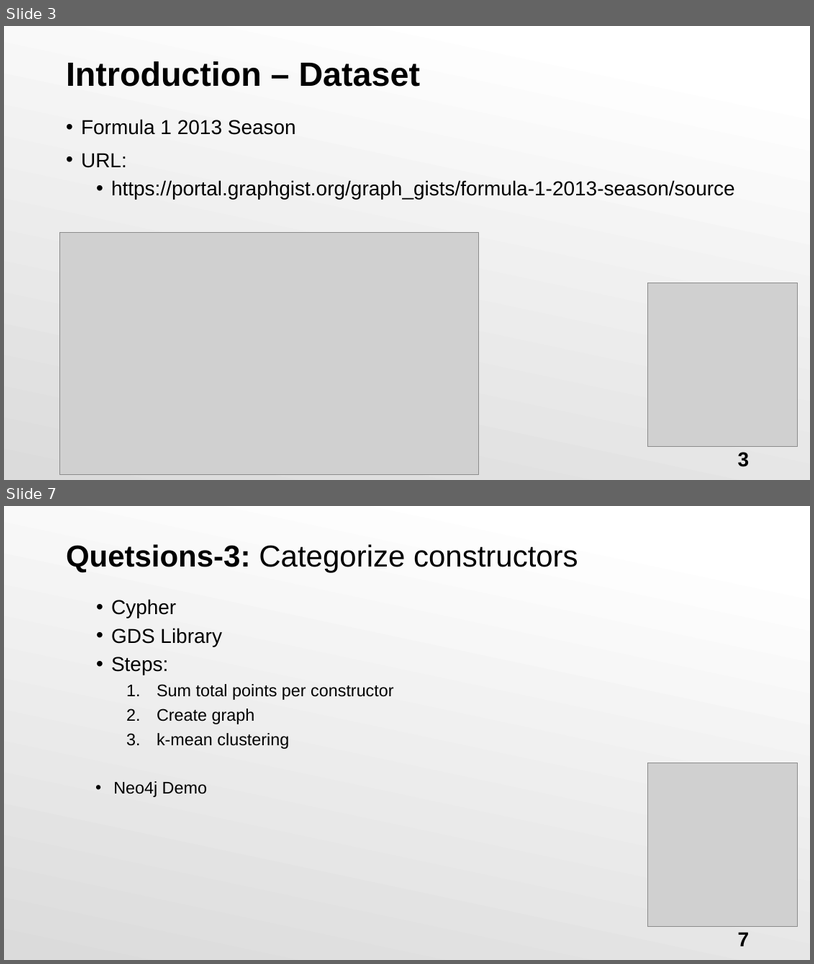
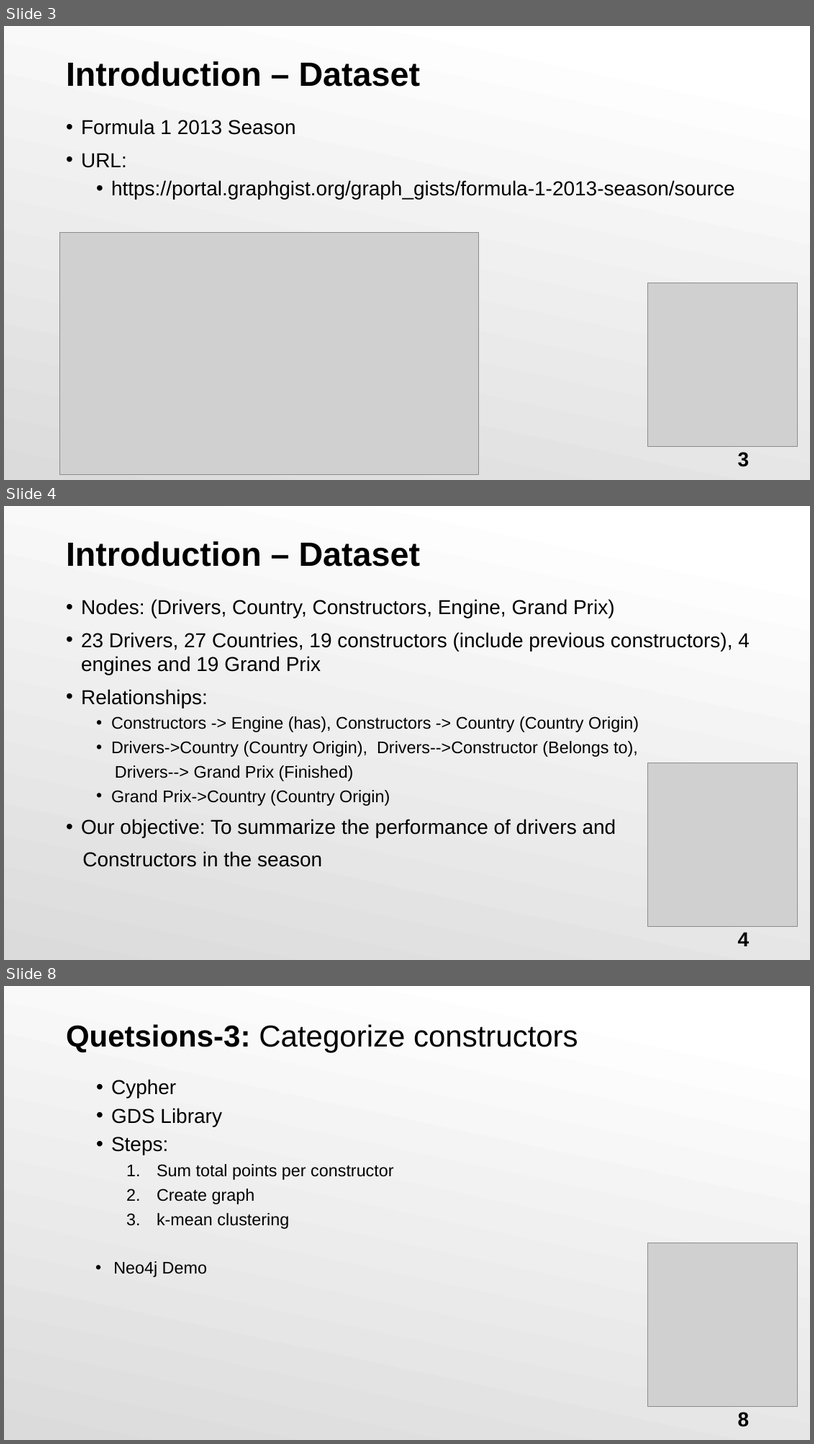
Before and after one commit to kitkit922/BigData_Project_GraphDB, a slide deck: BigData_project02_neo4j.pptx. Shown one above the other, each under a label of ours: slides 3 and 7 before the commit, slides 3, 4 and 8 after it; the slides between them are not shown. The pictures are 814x964 and 814x1444 pixels, drawn with LibreOffice and Linux fonts; fonts in the diff are those of the drawing; grey boxes stand for pictures. Boxes give left, top, right and bottom in pixels: in the first picture for what was removed or moved away, otherwise in the second. Text is boxed around its words. In the diff, an @@ line names an element or a change of style, - is before the commit and + after.

```diff
--- a/BigData_project02_neo4j.pptx
+++ b/BigData_project02_neo4j.pptx
@@ slide 4 added at [4,506,810,960], background gradient #FFFFFF to #DBDBDB @@
@@ title added at [66,541,420,566], 40 pt, text #000000, bold @@
+Introduction – Dataset
@@ text added at [81,599,750,867], 24 pt, text #000000 @@
+• Nodes: (Drivers, Country, Constructors, Engine, Grand Prix)
+• 23 Drivers, 27 Countries, 19 constructors (include previous constructors), 4 engines and 19 Grand Prix
+• Relationships:
+  • Constructors -> Engine (has), Constructors -> Country (Country Origin)
+  • Drivers->Country (Country Origin), Drivers-->Constructor (Belongs to),
+  Drivers--> Grand Prix (Finished)
+  • Grand Prix->Country (Country Origin)
+• Our objective: To summarize the performance of drivers and
+Constructors in the season
@@ picture added at [648,762,798,926] @@
@@ page number added at [738,932,750,946], 24 pt, text #000000, bold @@
+4
@@ what was slide 7 is now slide 8 @@
@@ page number at [738,1412,750,1427]: text changed @@
-7
+8
```
Also in this commit, not shown: 4 slides changed.
